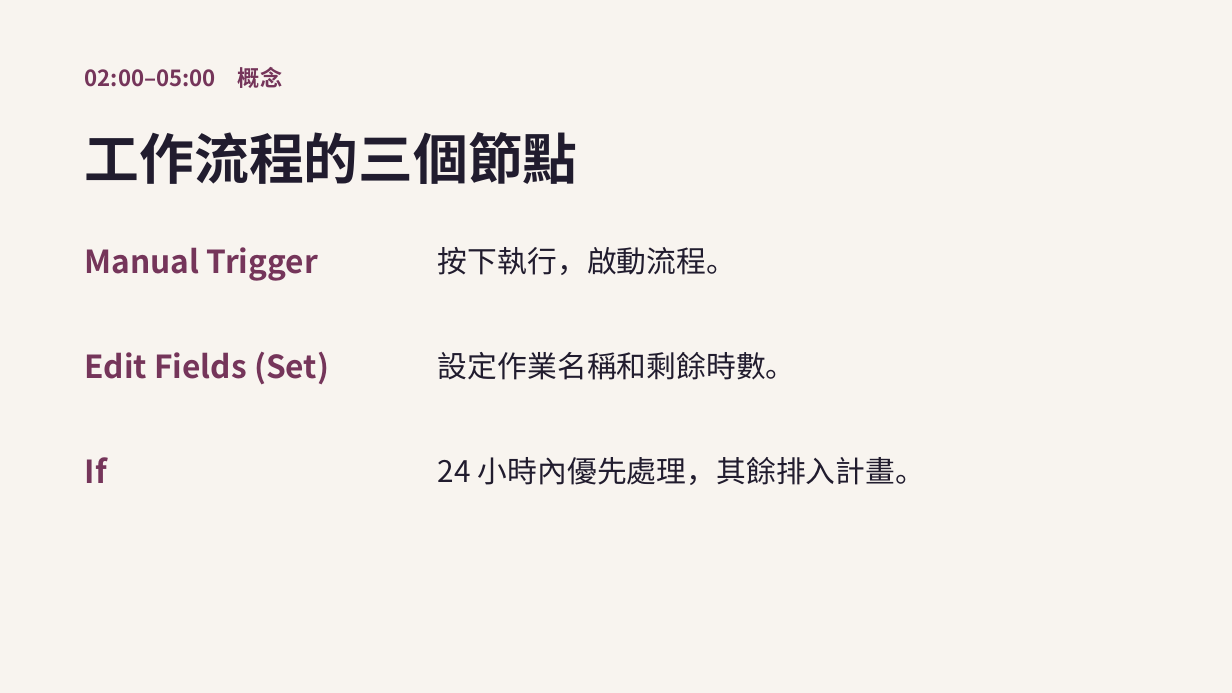
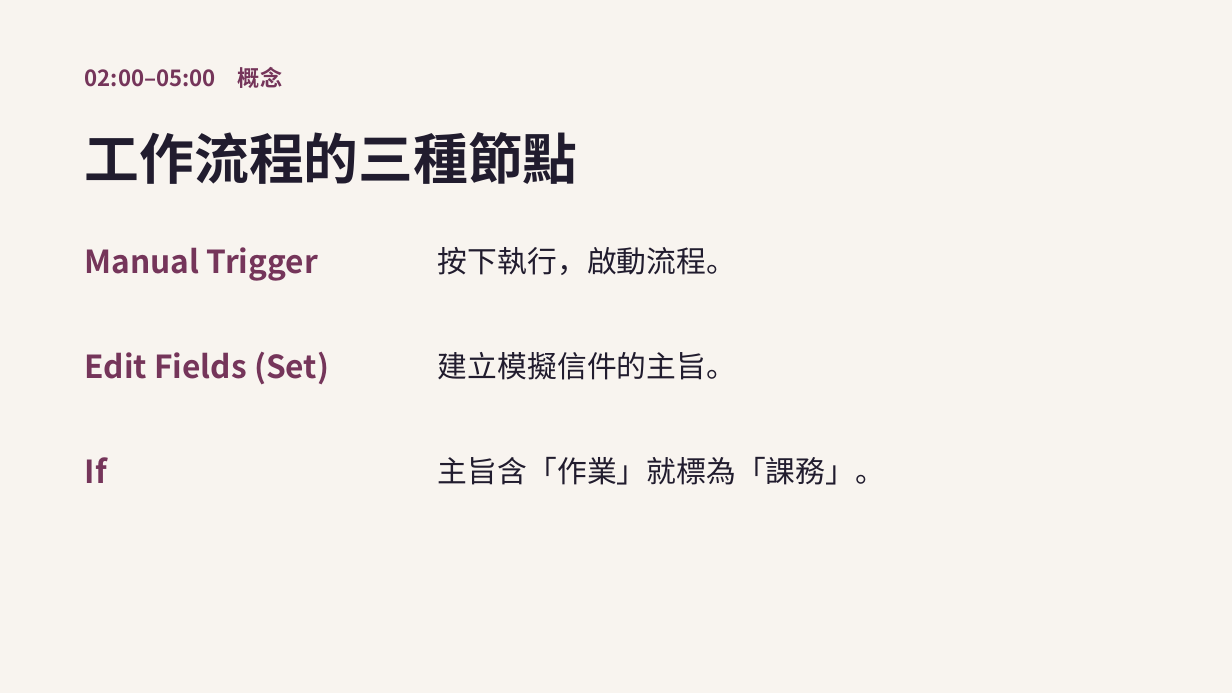
Before and after one commit to robylin829/n8n-30min-workshop, a slide deck: slide 2 of slides/n8n-30min-workshop.pptx. Drawn at 1232x693 pixels with LibreOffice and Linux fonts; fonts in the diff are those of the drawing. Boxes give left, top, right and bottom in pixels: in the first picture for what was removed or moved away, otherwise in the second. Text is boxed around its words. In the diff, an @@ line names an element or a change of style, - is before the commit and + after.

```diff
--- a/slides/n8n-30min-workshop.pptx
+++ b/slides/n8n-30min-workshop.pptx
@@ text at (85, 132, 578, 184): text changed @@
-工作流程的三個節點
+工作流程的三種節點
@@ text at (438, 352, 736, 380): text changed @@
-設定作業名稱和剩餘時數。
+建立模擬信件的主旨。
@@ text at (438, 457, 885, 485): text changed @@
-24 小時內優先處理，其餘排入計畫。
+主旨含「作業」就標為「課務」。
```
Also in this commit, not shown: 6 other slides changed, 5 other files.
